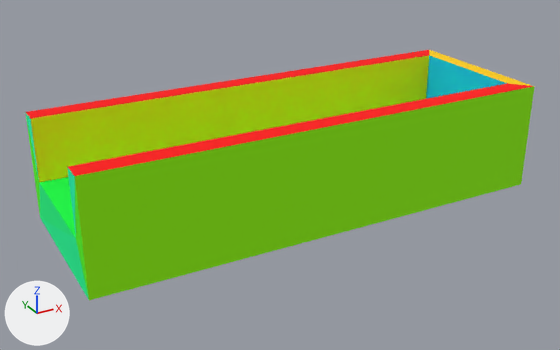
Before and after pictures for a commit that changed the OBJ model resources/shape-5.obj.
One viewpoint serves both versions: a 50 mm lens placed at (-0.682, -0.93, 0.474), pointed at (-0.172, -0.004, 0.011). Every picture has the same lights, and +X, +Y and +Z are marked at lower left. Where no turn or scale is listed for an object, it has been applied to the vertices. Vertices at the same position are counted once.

The first picture shows 'shape-5'.
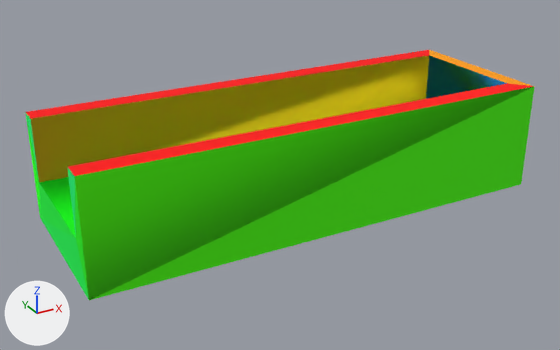
Commit message: initial shape models

Boxes [x1, y1, x2, y2] around the edits, measured in the pictures (560 x 350 px):
'shape-5', surface changed, shading changed
    both: [25, 50, 535, 300]

Edits to the bpy script that builds the scene:
```text
Add img_shape_5_tex_png:
    img_shape_5_tex_png = load_image('shape-5_tex.png', 'shape-5_tex.png', 1024, 1024, 'sRGB')
Change mat_material_0:
    remove mat_material_0.base_color = (1.0, 0.631, 0.0)  # yellow #ffd000
    add mat_material_0.texture = img_shape_5_tex_png
Change mat_material_1:
    remove mat_material_1.base_color = (1.0, 0.0, 0.0)  # red #ff0000
    add mat_material_1.texture = img_shape_5_tex_png
Change mat_material_2:
    remove mat_material_2.base_color = (1.0, 0.62, 0.0)  # yellow #ffce00
    add mat_material_2.texture = img_shape_5_tex_png
Change mat_material_3:
    remove mat_material_3.base_color = (0.0863, 1.0, 0.0)  # green #53ff00
    add mat_material_3.texture = img_shape_5_tex_png
Change mat_material_4:
    remove mat_material_4.base_color = (0.0, 1.0, 0.235)  # green #00ff85
    add mat_material_4.texture = img_shape_5_tex_png
Change mat_material_5:
    remove mat_material_5.base_color = (0.0, 1.0, 0.322)  # green #00ff9a
    add mat_material_5.texture = img_shape_5_tex_png
Change mat_material_6:
    remove mat_material_6.base_color = (0.0, 1.0, 0.471)  # green #00ffb7
    add mat_material_6.texture = img_shape_5_tex_png
Change mat_material_7:
    remove mat_material_7.base_color = (0.302, 1.0, 0.0)  # green #95ff00
    add mat_material_7.texture = img_shape_5_tex_png
Change mat_material_9:
    remove mat_material_9.base_color = (0.0, 0.553, 1.0)  # cyan #00c4ff
    add mat_material_9.texture = img_shape_5_tex_png
Change mat_material_10:
    remove mat_material_10.base_color = (1.0, 0.875, 0.0)  # yellow #fff000
    add mat_material_10.texture = img_shape_5_tex_png
Change mat_material_11:
    remove mat_material_11.base_color = (0.0, 0.996, 0.0588)  # green #00ff45
    add mat_material_11.texture = img_shape_5_tex_png
Change me_shape_5:
    where me_shape_5.from_pydata(...)  # 16 vertices, 28 faces; spans x -0.5..0.2, y -0.125..0.125, z -0.038..0.125
    used by ob_shape_5; location = (0.0, 0.0, 0.0)
    me_shape_5 part 1: its shading normals changed
    me_shape_5 part 2: texture (UV) coordinates changed
```
